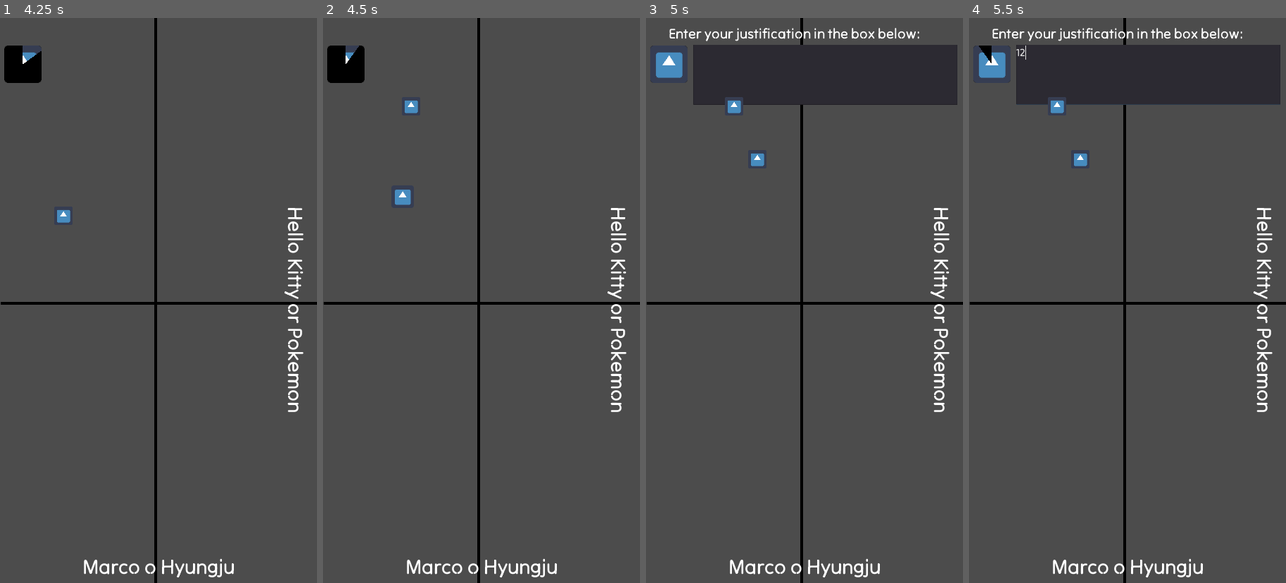
Above: before the commit, frames 1-4 (left to right).
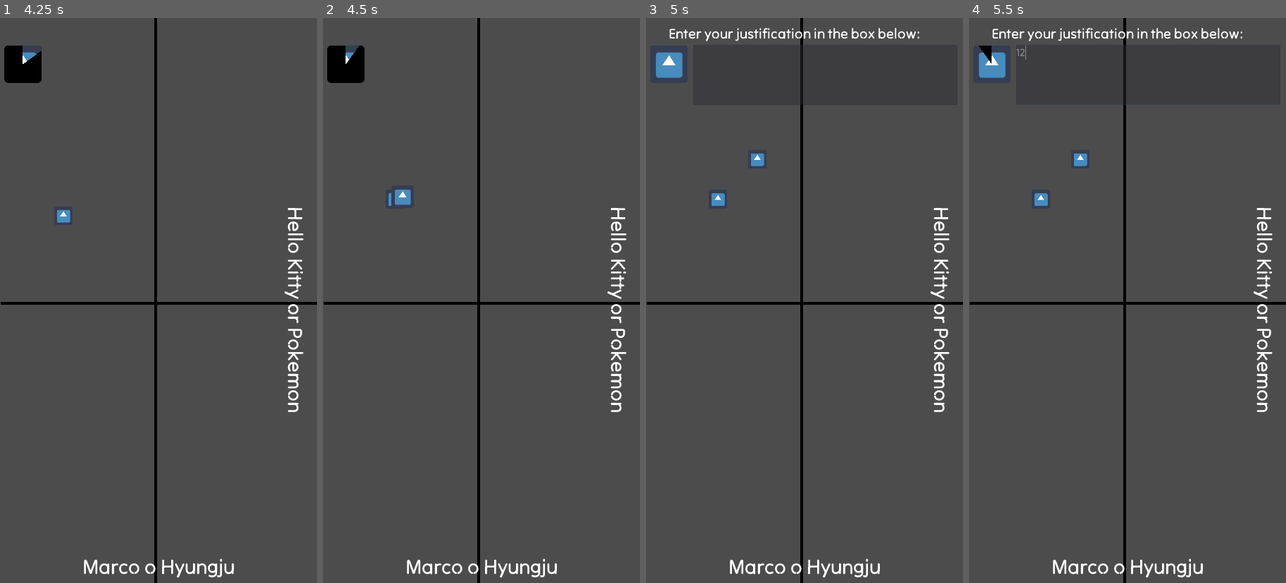
Above: after the commit, the same moments.

Repository: quendera/hard_decision
Game: Godot game, scene res://Scenes/Game.tscn
The game is run twice, just before and just after one commit, with the same random seed, the same clock (stepped at 60 frames per second) and the same inputs. The engine's default icon, where the game draws it, is replaced by a stand-in: a white triangle on a blue panel in a dark square.
Inputs (mouse positions are in pixels of both pictures, inside the frame that each line leads up to):
- Up to frame 1 (4.25 s): move the mouse to (228, 272) at 0.52 s; click (228, 272) at 0.67 s; tap Enter at 1.25 s; drag from (95, 328) to (142, 413) at 1.27 s; move the mouse to (190, 176) at 2.02 s; click (190, 176) at 2.17 s; drag from (142, 413) to (63, 215) at 2.77 s; move the mouse to (253, 385) at 3.52 s; click (253, 385) at 3.67 s
- Up to frame 2 (4.5 s): tap Space at 4.25 s; drag from (386, 215) to (433, 159) at 4.27 s
- Up to frame 3 (5 s): no input
- Up to frame 4 (5.5 s): click (1149, 74) at 5.02 s; type "12" at 5.1 s

Frame 1 is identical in both runs. In frame 2, 0.1% of the frame differs, in the area x 20-30%, y 14-34%; in frame 3, 0.3%; in frame 4, 0.3%, in the area x 14-50%, y 4-34%.

Commit message:
Morning Fixes
- Added alpha to textbox
- Added z-index to bot to spawn behind the textbox

Diff:
--- a/Game.gd
+++ b/Game.gd
@@ -60,7 +60,9 @@
 	$Player.can_move = true
 	$Timer.id = "start_trial"
 	start_timer(timeformovement)
-	botscoordinates = Vector2(300,300)
+
+	botscoordinates = Vector2(querydict[trialnumber].xcoordinates,
+	 querydict[trialnumber].ycoordinates)
 	spawn_others(querydict[trialnumber].timeonset*timeformovement,botscoordinates)
 
 func spawn_others(spawn_time, botscoordinates):
@@ -75,6 +77,7 @@
 	spawner = others.instance()
 	add_child(spawner)
 	spawner.set_positions(botscoordinates)
+	spawner.z_index = -1
 
 func start_timer(trial_duration):
 	$Timer.start(trial_duration)
--- a/Scenes/Game.tscn
+++ b/Scenes/Game.tscn
@@ -78,6 +78,9 @@
 text = "Enter your justification in the box below:"
 
 [node name="Justification" type="TextEdit" parent="."]
+modulate = Color( 1, 1, 1, 0.686275 )
+self_modulate = Color( 1, 1, 1, 0.686275 )
+light_mask = 31
 margin_left = -453.0
 margin_top = -378.0
 margin_right = 447.0
--- a/Scenes/Others.gd
+++ b/Scenes/Others.gd
@@ -6,7 +6,6 @@
 	pass
 
 func set_positions(coordinates):
-	print(coordinates)
 	self.global_position = coordinates
 
 # Called every frame. 'delta' is the elapsed time since the previous frame.
Not shown, changed: .DS_Store
